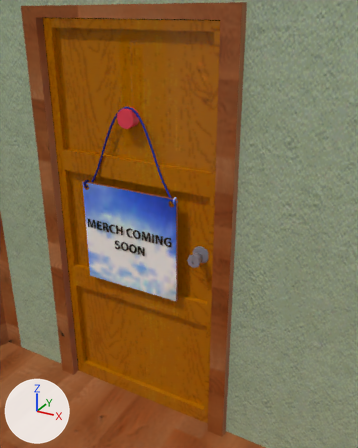
Before and after pictures for a commit that changed the glTF model objects/roomofstuff.gltf.
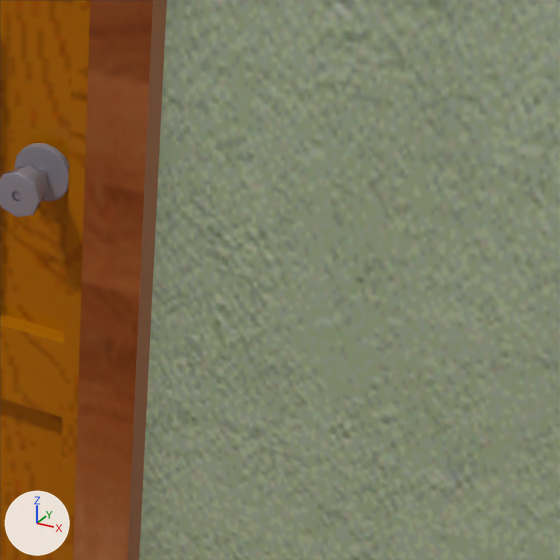
Old and new are each drawn from a 50 mm camera at (0.044, 0.16, 1.923) aimed at (-0.803, 1.7, 1.153) and again close up on the part from 53% to 98% of the width and 46% to 82% of the height. Every picture has the same lights, and +X, +Y and +Z are marked at lower left. Where no turn or scale is listed for an object, it has been applied to the vertices.

Before the edit, the objects in view are built like this:
```python
ob_door = bpy.data.objects.new('Door', me_cube_007)
ob_door.location = (-1.503, 1.83, 0.972)
ob_room = bpy.data.objects.new('Room', me_plane_004)
ob_room.location = (0.0, 0.0, 0.0)
```
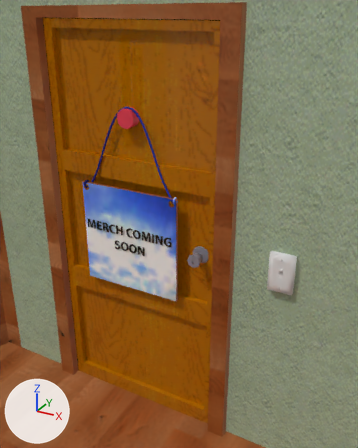
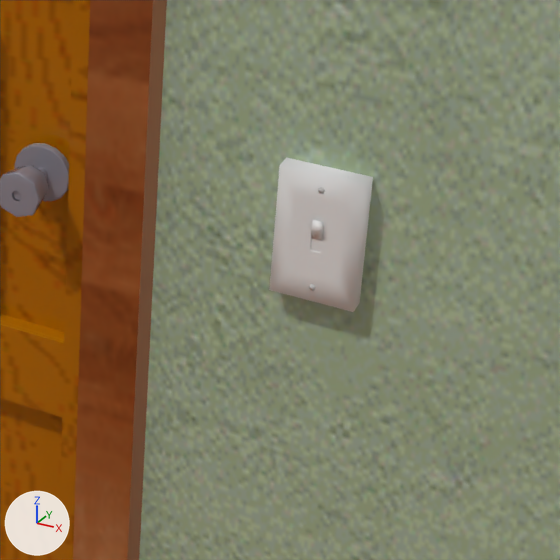
Where the change shows, as pixel boxes [x1, y1, x2, y2] in the close-ups (560 x 560 px):
'switchbox', added: after [269, 157, 373, 312]
    faces in mat_material_066 (white #e7e7e7): [269, 157, 373, 312]
'switch', added: after [311, 220, 323, 241]

The change, as a list of edits to the scene's bpy script:
```text
Add mat_material_066:
    mat_material_066 = principled_material('Material.066')
    mat_material_066.base_color = (0.8, 0.8, 0.8)  # white #e7e7e7
    mat_material_066.roughness = 0.0
Add mat_material_067:
    mat_material_067 = principled_material('Material.067')
    mat_material_067.base_color = (0.49, 0.49, 0.49)  # grey #bababa
Add me_cube_029:
    me_cube_029.from_pydata([(-0.0058, -0.0024, -0.005), (-0.0058, 0.0024, 0.005), (0.0058, -0.0024, -0.005), (0.0058, 0.0024, 0.005), (-0.0045, -0.013, 0.017), (-0.0058, -0.0123, 0.0136), (-0.0045, -0.0092, 0.0247), (-0.0058, -0.0074, 0.0235), (0.0045, -0.013, 0.017), (0.0058, -0.0123, 0.0136), (0.0045, -0.0092, 0.0247), (0.0058, -0.0074, 0.0235)], [], [(8, 10, 6), (8, 6, 4), (0, 1, 3), (0, 3, 2), (3, 1, 7), (3, 7, 11), (5, 7, 1), (5, 1, 0), (2, 3, 11), (2, 11, 9), (4, 6, 7), (4, 7, 5), (10, 8, 9), (10, 9, 11), (5, 9, 8), (5, 8, 4), (11, 7, 6), (11, 6, 10), (0, 2, 9), (0, 9, 5)])
Add me_cube_028:
    me_cube_028.from_pydata(...)  # 108 vertices, 204 faces; spans x -0.049..0.049, y -0.043..0.041, z -0.079..0.079
    # faces by material slot: [60, 144]
    me_cube_028.materials.append(mat_material_066)  # white #e7e7e7
    me_cube_028.materials.append(mat_material_067)  # grey #bababa
Add ob_switch:
    ob_switch = bpy.data.objects.new('switch', me_cube_029)
    ob_switch.location = (-0.414, 1.8, 0.99)
Add ob_switchbox:
    ob_switchbox = bpy.data.objects.new('switchbox', me_cube_028)
    ob_switchbox.location = (-0.414, 1.835, 0.99)
```
